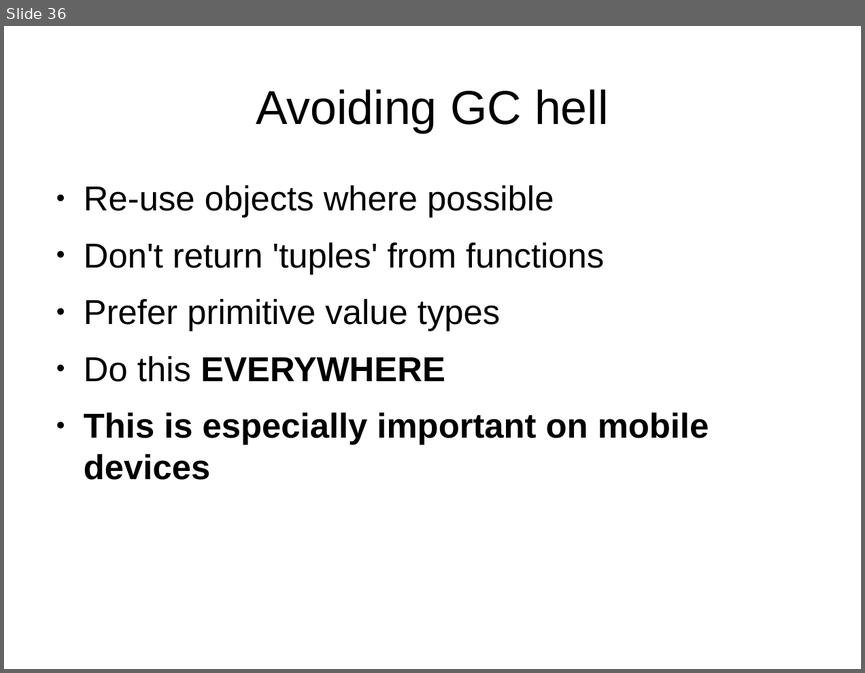
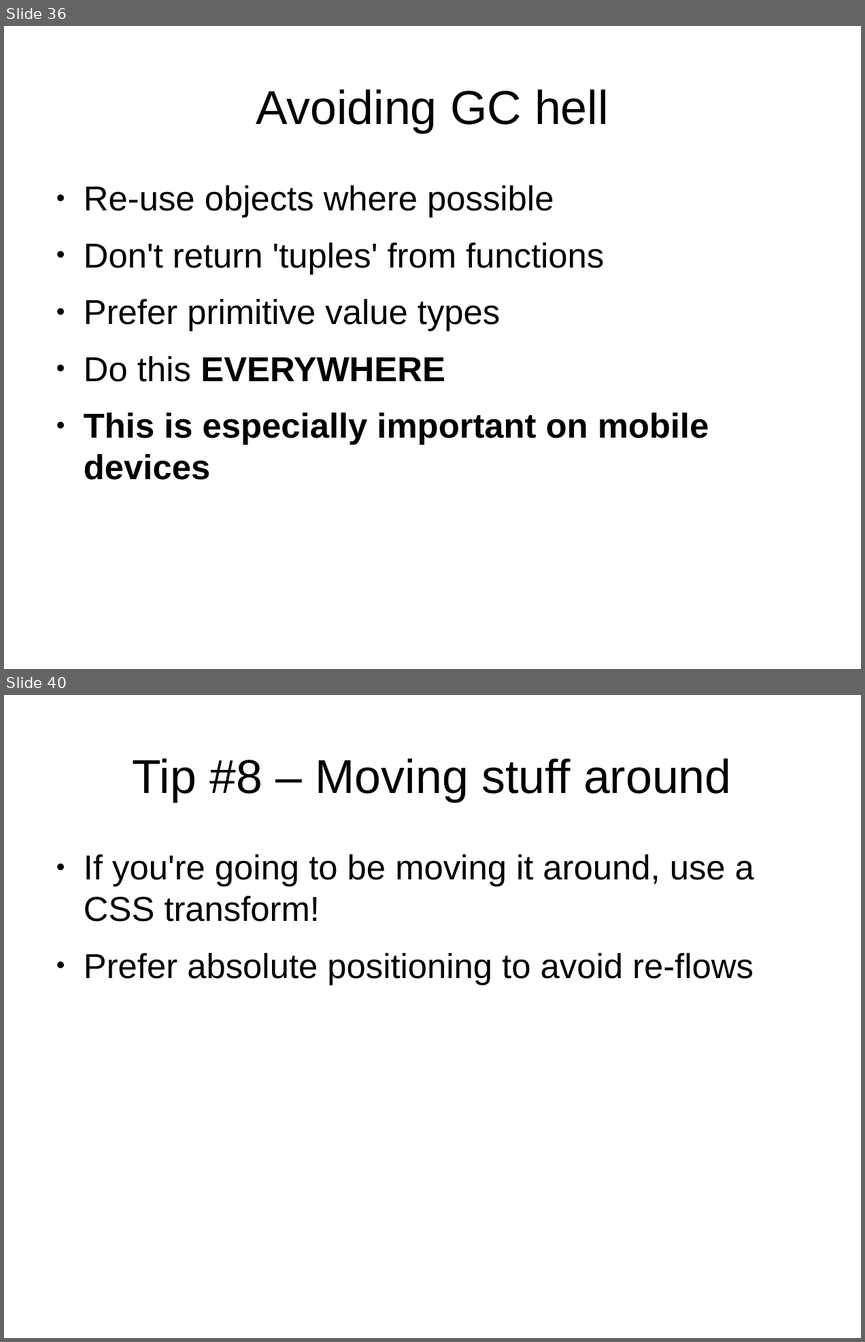
Before and after one commit to robashton/wabs, a slide deck: presentation.odp. Shown one above the other, each under a label of ours: slide 36 before the commit, slides 36 and 40 after it; the slides between them are not shown. The pictures are 865x673 and 865x1342 pixels, drawn with LibreOffice and Linux fonts; fonts in the diff are those of the drawing. Boxes give left, top, right and bottom in pixels: in the first picture for what was removed or moved away, otherwise in the second. Text is boxed around its words. In the diff, an @@ line names an element or a change of style, - is before the commit and + after.

```diff
--- a/presentation.odp
+++ b/presentation.odp
@@ slide 40 added at (4, 695, 861, 1338), background #FFFFFF @@
@@ title added at (133, 758, 731, 802), 44 pt, text #000000 @@
+Tip #8 – Moving stuff around
@@ text added at (84, 854, 754, 985), 32 pt, text #000000 @@
+● If you're going to be moving it around, use a CSS transform!
+● Prefer absolute positioning to avoid re-flows
```
Also in this commit, not shown: 1 slide changed, 8 other slides added, 6 other files.
